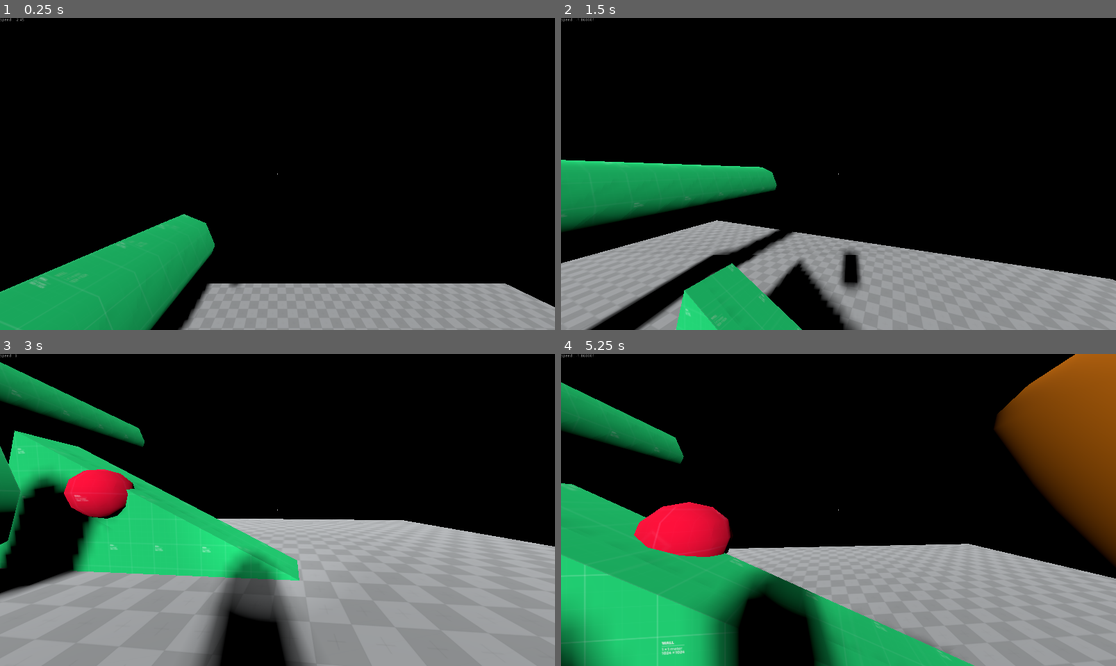
Above: before the commit, frames 1-4 (two rows, left to right).
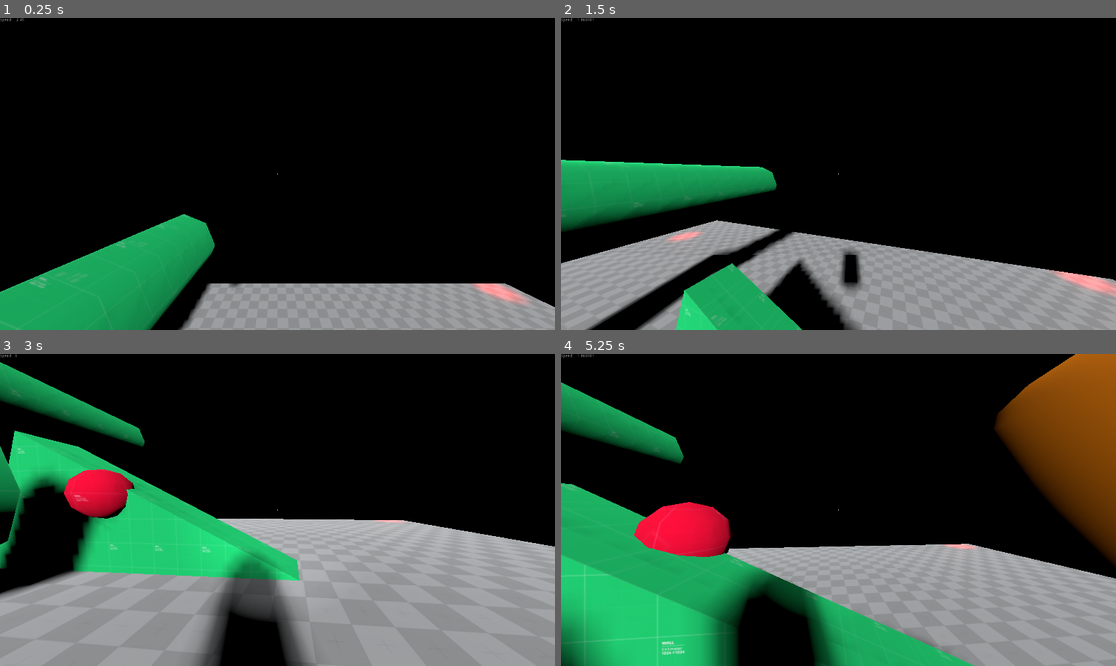
Above: after the commit, the same moments.

Repository: Telkan/Through-the-Heart-of-the-Giant
Game: Godot game, scene res://TestBench/Spatial.tscn
Same seed, same stepped clock (60 frames per second), same inputs: the game is played once before the commit and once after it.
Inputs (mouse positions are in pixels of both pictures, inside the frame that each line leads up to):
- Up to frame 1 (0.25 s): no input
- Up to frame 2 (1.5 s): move the mouse to (866, 174) at 0.52 s; hold D (d) 0.53-1.28 s; tap Space (jump) at 0.77 s; tap S (s) at 0.8, 1.35 s; move the mouse to (810, 174) at 1.27 s
- Up to frame 3 (3 s): tap Space (jump) at 1.52 s; tap D (d) at 1.55, 2.85 s; move the mouse to (288, 503) at 2.02 s; press the mouse at (288, 503) at 2.03 s; tap S (s) at 2.3 s; move the mouse to (271, 516) at 2.77 s; release the mouse at (271, 516) at 2.78 s
- Up to frame 4 (5.25 s): tap Space (jump) at 3.02, 3.77, 4.52 s; move the mouse to (877, 513) at 3.52 s; hold Q (q) 3.53-4.28 s; tap S (s) at 3.8, 4.35 s; move the mouse to (794, 506) at 4.27 s; tap D (d) at 4.55 s; move the mouse to (844, 510) at 5.02 s; hold Z (z) from 5.03 s (still down)

The runs differ from the first frame. In frame 1, 0.4% of the frame differs, in the area x 84-96%, y 85-92%; in frame 2, 0.6%, in the area x 19-100%, y 68-90%; in frame 3, less than 0.1%; in frame 4, less than 0.1%.

Commit message:
On joue avec la lumière (c pas bien)

Diff:
--- a/TestBench/Spatial.tscn
+++ b/TestBench/Spatial.tscn
@@ -136,3 +136,25 @@
 
 [node name="WorldEnvironment" type="WorldEnvironment" parent="."]
 environment = SubResource( 8 )
+
+[node name="OmniLight2" type="OmniLight" parent="."]
+transform = Transform( 1, 0, 0, 0, 1, 0, 0, 0, 1, -12.3, 0.8, -6.1 )
+light_color = Color( 1, 0, 0, 1 )
+light_energy = 3.92
+omni_range = 1.3
+
+[node name="OmniLight2" type="OmniLight" parent="OmniLight2"]
+transform = Transform( 1, 0, 0, 0, 1, 0, 0, 0, 1, 25.3, 0.0999996, -3.2 )
+light_color = Color( 1, 0, 0, 1 )
+light_energy = 3.92
+omni_range = 1.3
+
+[node name="OmniLight" type="OmniLight" parent="."]
+transform = Transform( 1, 0, 0, 0, 1, 0, 0, 0, 1, 14, 0.6, 8 )
+omni_range = 0.9
+
+[node name="OmniLight" type="OmniLight" parent="OmniLight"]
+transform = Transform( 1, 0, 0, 0, 1, 0, 0, 0, 1, -27, 0.0999998, 1 )
+light_color = Color( 1, 0, 0, 1 )
+light_energy = 3.92
+omni_range = 1.3
